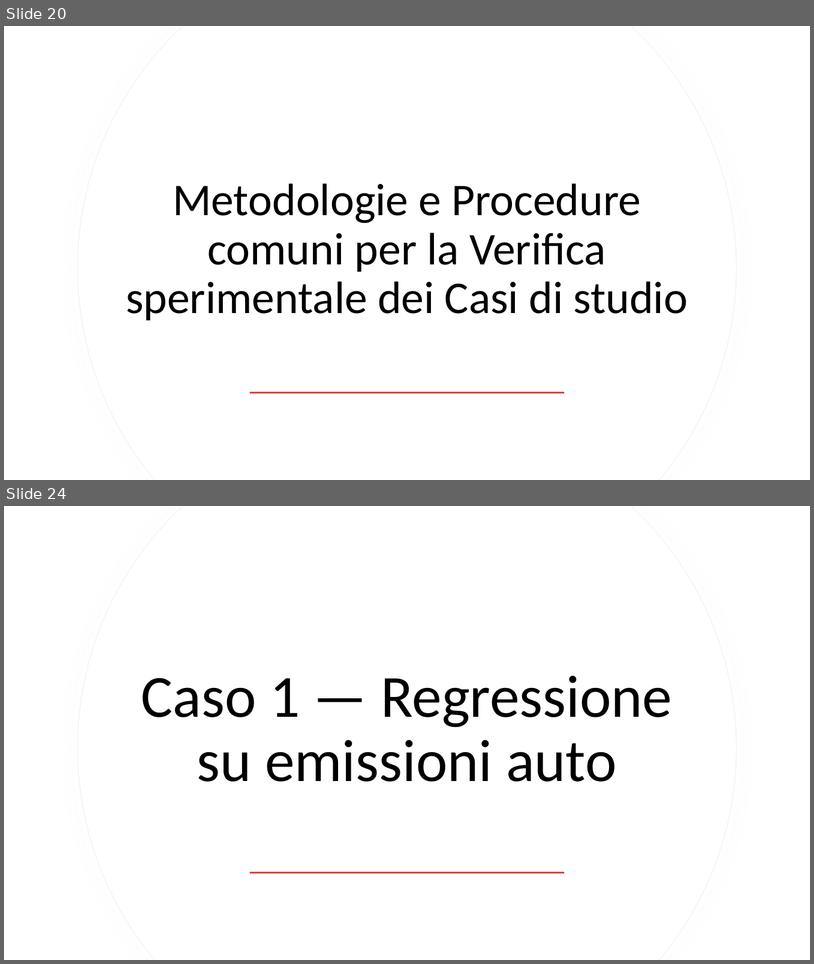
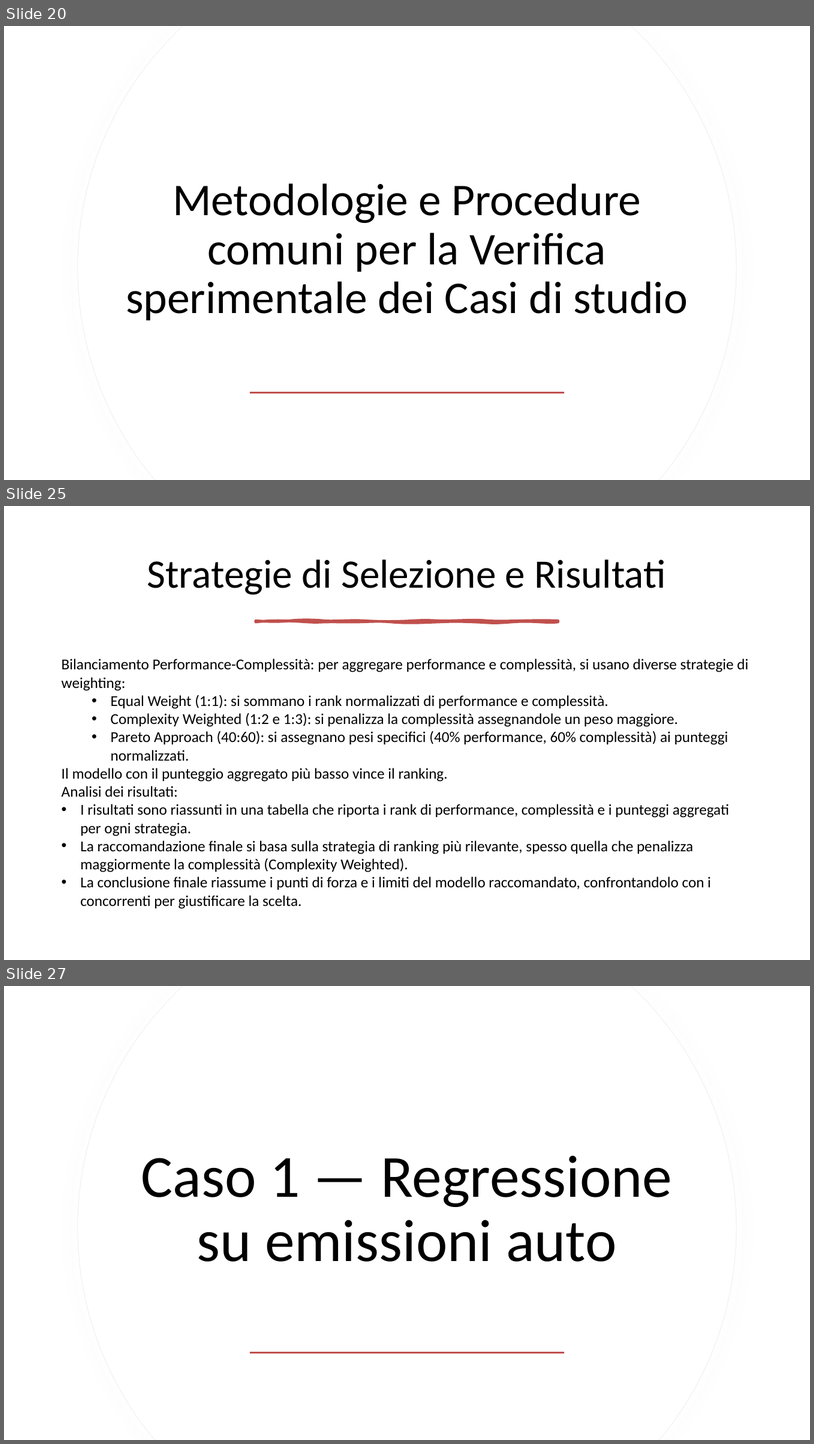
Before and after one commit to mtomas03/Thesis_Paper, a slide deck: Presentation.pptx. Shown one above the other, each under a label of ours: slides 20 and 24 before the commit, slides 20, 25 and 27 after it; the slides between them are not shown. The pictures are 814x964 and 814x1444 pixels, drawn with LibreOffice and Linux fonts; fonts in the diff are those of the drawing. Boxes give left, top, right and bottom in pixels: in the first picture for what was removed or moved away, otherwise in the second. Text is boxed around its words. In the diff, an @@ line names an element or a change of style, - is before the commit and + after.

```diff
--- a/Presentation.pptx
+++ b/Presentation.pptx
@@ slide 25 added at [4, 506, 810, 960], background #FFFFFF @@
@@ title added at [147, 559, 666, 595], 48 pt, text #000000 @@
+Strategie di Selezione e Risultati
@@ freeform shape added at [255, 621, 558, 622], fill #C0504D, outline #C0504D 3.25 pt @@
@@ text added at [62, 658, 749, 909], 18 pt, text #000000 @@
+Bilanciamento Performance-Complessità: per aggregare performance e complessità, si usano diverse strategie di weighting:
+  • Equal Weight (1:1): si sommano i rank normalizzati di performance e complessità.
+  • Complexity Weighted (1:2 e 1:3): si penalizza la complessità assegnandole un peso maggiore.
+  • Pareto Approach (40:60): si assegnano pesi specifici (40% performance, 60% complessità) ai punteggi normalizzati.
+Il modello con il punteggio aggregato più basso vince il ranking.
+Analisi dei risultati:
+• I risultati sono riassunti in una tabella che riporta i rank di performance, complessità e i punteggi aggregati per ogni strategia.
+• La raccomandazione finale si basa sulla strategia di ranking più rilevante, spesso quella che penalizza maggiormente la complessità (Complexity Weighted).
+• La conclusione finale riassume i punti di forza e i limiti del modello raccomandato, confrontandolo con i concorrenti per giustificare la scelta.
@@ what was slide 24 is now slide 27 @@
```
Also in this commit, not shown: 6 slides changed, 10 other slides added, 2 slides removed.
